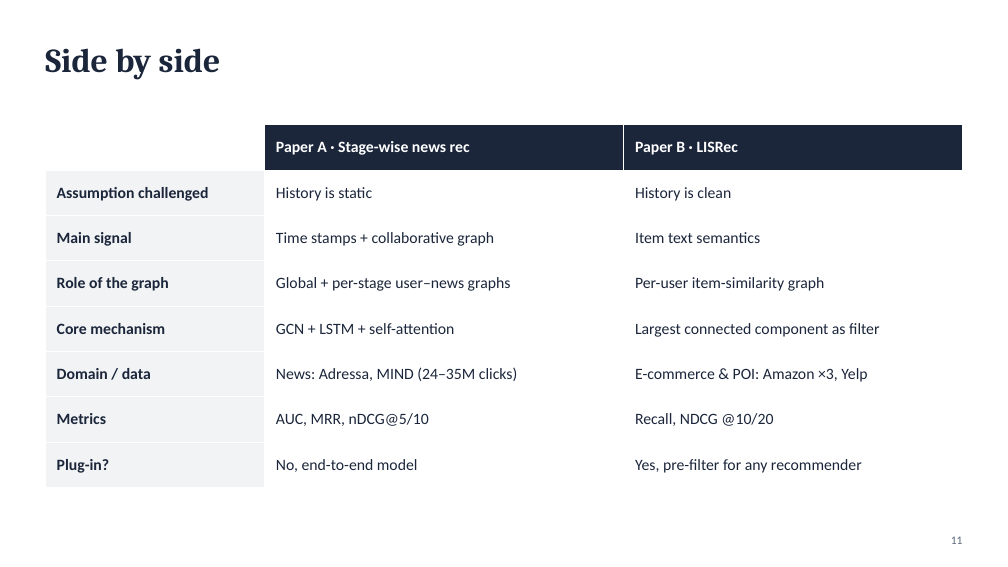
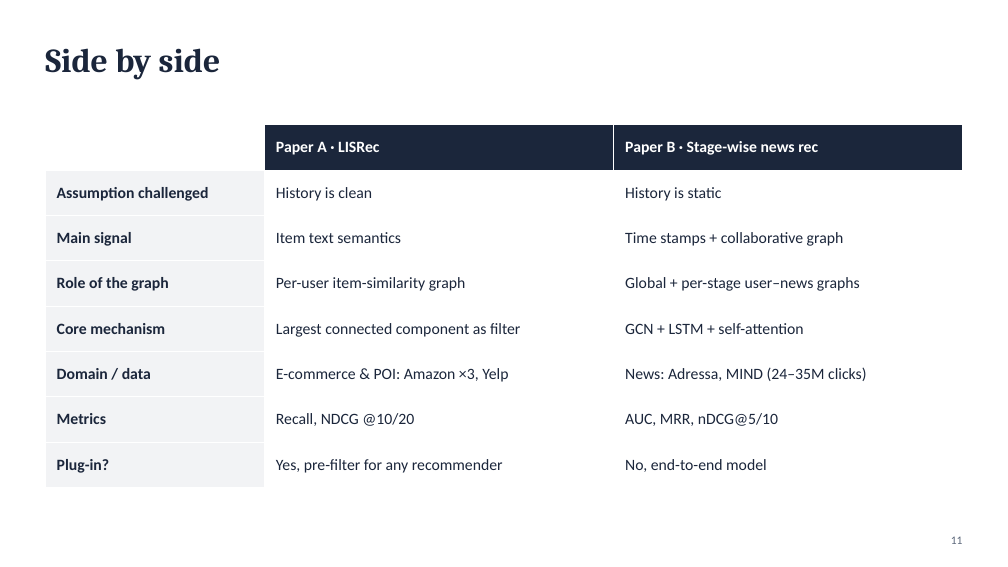
Before and after one commit to CH-Joshua-Hsiao/NYCU-BigDataAnalytics-Papers, a slide deck: slide 11 of paper_presentation.pptx. Drawn at 1008x567 pixels with LibreOffice and Linux fonts; fonts in the diff are those of the drawing. Boxes give left, top, right and bottom in pixels: in the first picture for what was removed or moved away, otherwise in the second. Text is boxed around its words. In the diff, an @@ line names an element or a change of style, - is before the commit and + after.

```diff
--- a/paper_presentation.pptx
+++ b/paper_presentation.pptx
@@ table at [45,125,963,488] @@
-row 1, column 2: Paper A · Stage-wise news rec
+row 1, column 2: Paper A · LISRec
-row 1, column 3: Paper B · LISRec
+row 1, column 3: Paper B · Stage-wise news rec
-row 2, column 2: History is static
+row 2, column 2: History is clean
-row 2, column 3: History is clean
+row 2, column 3: History is static
-row 3, column 2: Time stamps + collaborative graph
+row 3, column 2: Item text semantics
-row 3, column 3: Item text semantics
+row 3, column 3: Time stamps + collaborative graph
-row 4, column 2: Global + per-stage user–news graphs
+row 4, column 2: Per-user item-similarity graph
-row 4, column 3: Per-user item-similarity graph
+row 4, column 3: Global + per-stage user–news graphs
-row 5, column 2: GCN + LSTM + self-attention
+row 5, column 2: Largest connected component as filter
-row 5, column 3: Largest connected component as filter
+row 5, column 3: GCN + LSTM + self-attention
-row 6, column 2: News: Adressa, MIND (24–35M clicks)
+row 6, column 2: E-commerce & POI: Amazon ×3, Yelp
-row 6, column 3: E-commerce & POI: Amazon ×3, Yelp
+row 6, column 3: News: Adressa, MIND (24–35M clicks)
-row 7, column 2: AUC, MRR, nDCG@5/10
+row 7, column 2: Recall, NDCG @10/20
-row 7, column 3: Recall, NDCG @10/20
+row 7, column 3: AUC, MRR, nDCG@5/10
-row 8, column 2: No, end-to-end model
+row 8, column 2: Yes, pre-filter for any recommender
-row 8, column 3: Yes, pre-filter for any recommender
+row 8, column 3: No, end-to-end model
```
Also in this commit, not shown: 12 other slides changed, 16 other files.
